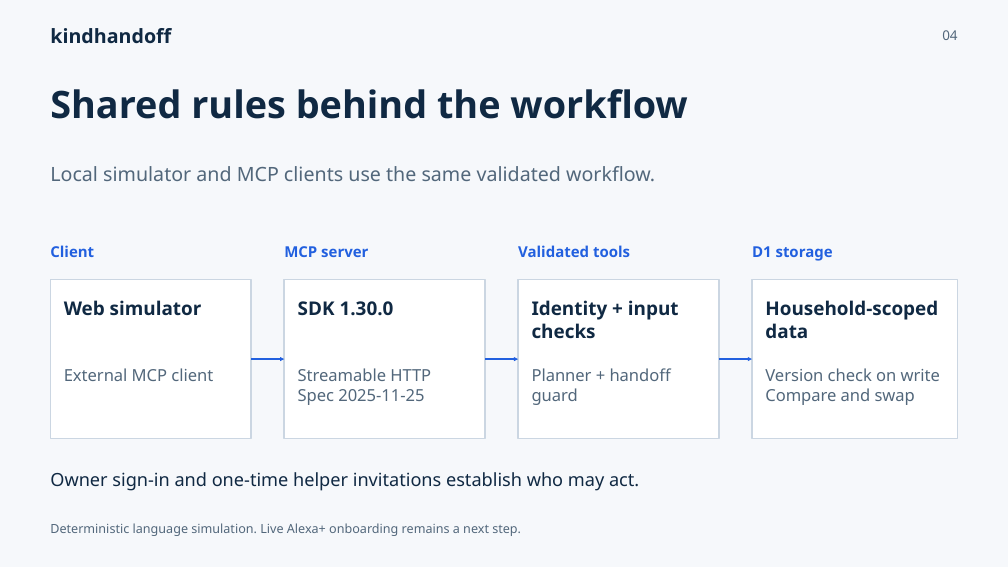
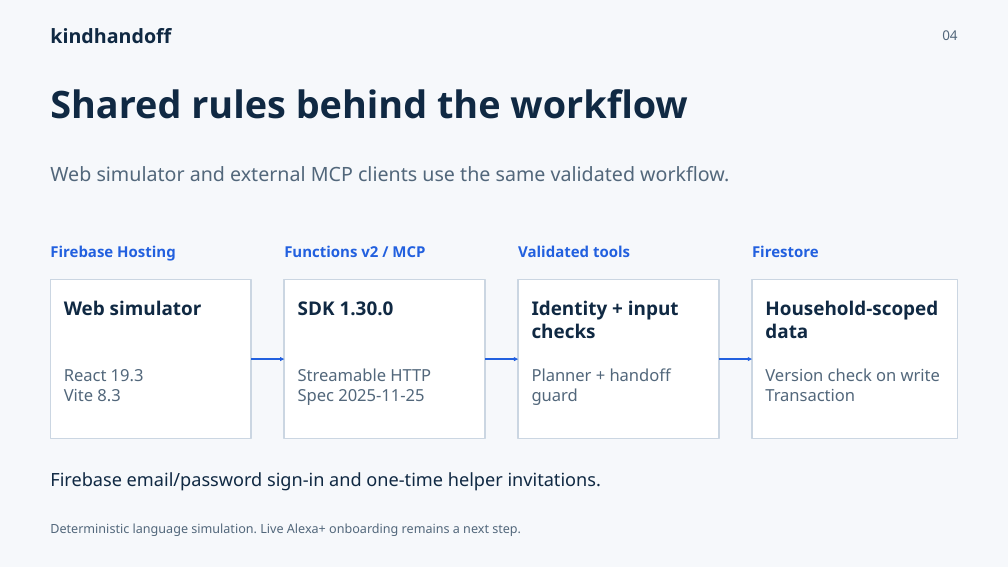
Before and after one commit to shi1720/Amazon-Developer-Hackathon, a slide deck: slide 4 of docs/deliverables/KindHandoff-Pitch.pptx. Drawn at 1008x567 pixels with LibreOffice and Linux fonts; fonts in the diff are those of the drawing. Boxes give left, top, right and bottom in pixels: in the first picture for what was removed or moved away, otherwise in the second. Text is boxed around its words. In the diff, an @@ line names an element or a change of style, - is before the commit and + after.

Commit message:
Polish the public release and complete the Firebase submission kit

```diff
--- a/docs/deliverables/KindHandoff-Pitch.pptx
+++ b/docs/deliverables/KindHandoff-Pitch.pptx
@@ text at box(50, 166, 729, 181): text changed @@
-Local simulator and MCP clients use the same validated workflow.
+Web simulator and external MCP clients use the same validated workflow.
@@ text at box(50, 245, 176, 261): text changed @@
-Client
+Firebase Hosting
@@ text at box(284, 245, 425, 257): text changed @@
-MCP server
+Functions v2 / MCP
@@ text at box(752, 245, 819, 257): text changed @@
-D1 storage
+Firestore
@@ text at box(64, 369, 144, 401): text changed @@
-External MCP client
+React 19.3
+Vite 8.3
@@ text at box(765, 389, 855, 401): text changed @@
-Compare and swap
+Transaction
@@ text at box(50, 472, 601, 491): text changed @@
-Owner sign-in and one-time helper invitations establish who may act.
+Firebase email/password sign-in and one-time helper invitations.
```
Also in this commit, not shown: 1 other slide changed, 32 other files.
